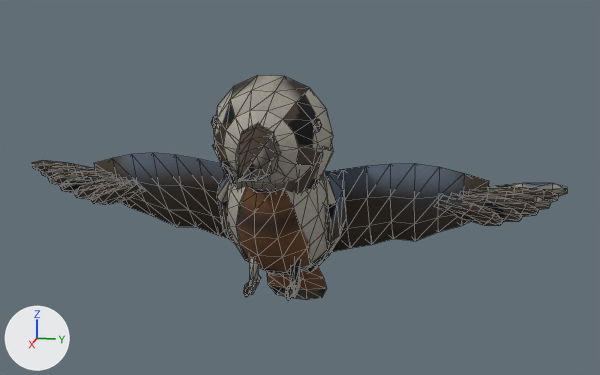
Renders of the glTF model public/assets/wildlife/kookaburra.glb from each side of a commit.
Camera for both pictures: a 50 mm camera at (0.923, 0.215, 0.357) aimed at (-0.007, 0.028, 0.124). Every picture has the same lights, and +X, +Y and +Z are marked at lower left. The older version comes first. Mesh edges are drawn as thin lines. Vertices at exactly the same position are counted once.

In view in the first picture: 'kookaburra'.
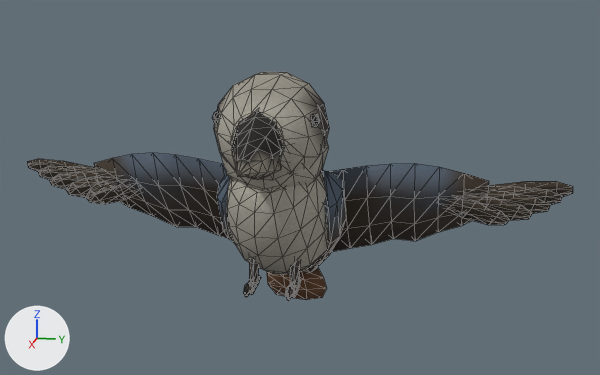
Pixel boxes [x1, y1, x2, y2] of what changed, in the pictures (600 x 375 px; the box of a moved part takes in the faces that stretch with it):
'kookaburra', reshaped
    before: [32, 75, 567, 301]
    after: [27, 72, 573, 301]
part 1 of me_kookaburra, moved or reshaped
    before: [313, 119, 322, 132]
    after: [311, 114, 320, 127]
part 2 of me_kookaburra, moved or reshaped
    before: [211, 115, 217, 129]
    after: [212, 111, 219, 124]
part 3 of me_kookaburra, moved or reshaped
    before: [488, 183, 567, 196]
    after: [489, 181, 573, 197]
part 4 of me_kookaburra, moved or reshaped
    before: [488, 190, 551, 210]
    after: [488, 190, 550, 213]
part 5 of me_kookaburra, moved or reshaped
    before: [454, 195, 522, 222]
    after: [467, 196, 532, 220]
part 6 of me_kookaburra, moved or reshaped
    before: [439, 197, 503, 226]
    after: [449, 198, 509, 225]
part 7 of me_kookaburra, moved or reshaped
    before: [40, 167, 96, 177]
    after: [38, 166, 96, 180]
part 8 of me_kookaburra, moved or reshaped
    before: [48, 171, 96, 185]
    after: [49, 172, 97, 189]
part 9 of me_kookaburra, moved or reshaped
    before: [74, 179, 122, 200]
    after: [66, 177, 110, 198]
part 10 of me_kookaburra, moved or reshaped
    before: [91, 181, 142, 205]
    after: [86, 181, 135, 204]
part 11 of me_kookaburra, rebuilt (9% shorter)
    before: [213, 75, 333, 194]
    after: [214, 72, 329, 180]
part 12 of me_kookaburra, added
    after: [221, 140, 329, 190]
part 13 of me_kookaburra, added (mostly hidden)
    after: [230, 138, 289, 164]
part 14 of me_kookaburra, deleted
    before: [470, 194, 539, 216]
part 15 of me_kookaburra, deleted
    before: [59, 176, 107, 193]
part 16 of me_kookaburra, moved or reshaped
    before: [235, 123, 282, 182]
    after: [232, 110, 284, 180]
part 17 of me_kookaburra, moved or reshaped
    before: [488, 187, 558, 202]
    after: [488, 186, 562, 205]
part 18 of me_kookaburra, moved or reshaped
    before: [32, 160, 95, 171]
    after: [27, 159, 95, 172]
part 19 of me_kookaburra, surface changed
    both: [94, 163, 489, 299]

What changed in the scene script:
```text
Change me_kookaburra:
    remove me_kookaburra.from_pydata(...)  # 930 vertices, 1740 faces; spans x -0.146..0.155, y -0.334..0.334, z -0.068..0.257
    add me_kookaburra.from_pydata(...)  # 1018 vertices, 1916 faces; spans x -0.146..0.158, y -0.34..0.34, z -0.068..0.259
    me_kookaburra part 1: the loose piece of 24 vertices spanning x 0.033..0.051, y 0.051..0.061, z 0.2..0.214 is moved by (0.001, -0.002, 0.006)
    me_kookaburra part 2: the loose piece of 24 vertices spanning x 0.033..0.051, y -0.061..-0.051, z 0.2..0.214 is moved by (0.001, 0.002, 0.006)
    me_kookaburra part 3: the loose piece of 24 vertices spanning x -0.06..-0.039, y 0.243..0.334, z 0.107..0.136 is scaled about its middle by (1.11, 1.07, 1.11), then moved by (0.0, 0.003, 0.0)
    me_kookaburra part 4: the loose piece of 24 vertices spanning x -0.063..-0.044, y 0.221..0.317, z 0.096..0.123 is multiplied about its middle by the matrix ((1.06, -0.025, 0.0), (0.025, 1.059, 0.036), (0.0, -0.036, 1.059)), then moved by (-0.002, -0.003, -0.002)
    me_kookaburra part 5: the loose piece of 24 vertices spanning x -0.07..-0.042, y 0.196..0.287, z 0.078..0.118 is multiplied about its middle by the matrix ((1.079, 0.035, -0.001), (-0.035, 1.078, -0.049), (-0.001, 0.049, 1.079)), then moved by (-0.001, 0.007, 0.003)
    me_kookaburra part 6: the loose piece of 24 vertices spanning x -0.072..-0.041, y 0.183..0.265, z 0.072..0.115 is multiplied about its middle by the matrix ((1.07, 0.021, 0.0), (-0.021, 1.069, -0.031), (0.0, 0.031, 1.07)), then moved by (-0.001, 0.003, 0.001)
    me_kookaburra part 7: the loose piece of 24 vertices spanning x -0.06..-0.042, y -0.324..-0.233, z 0.102..0.129 is scaled about its middle by (1.11, 1.07, 1.11), then moved by (-0.001, 0.0, -0.001)
    me_kookaburra part 8: the loose piece of 24 vertices spanning x -0.063..-0.044, y -0.317..-0.221, z 0.096..0.123 is multiplied about its middle by the matrix ((1.06, 0.025, 0.0), (-0.025, 1.059, -0.036), (0.0, 0.036, 1.059)), then moved by (-0.002, 0.003, -0.002)
    me_kookaburra part 9: the loose piece of 24 vertices spanning x -0.07..-0.042, y -0.287..-0.196, z 0.078..0.118 is multiplied about its middle by the matrix ((1.079, -0.035, -0.001), (0.035, 1.078, 0.049), (-0.001, -0.049, 1.079)), then moved by (-0.001, -0.007, 0.003)
    me_kookaburra part 10: the loose piece of 24 vertices spanning x -0.072..-0.041, y -0.265..-0.183, z 0.072..0.115 is multiplied about its middle by the matrix ((1.07, -0.021, 0.0), (0.021, 1.069, 0.031), (0.0, -0.031, 1.07)), then moved by (-0.001, -0.003, 0.001)
    me_kookaburra part 11: the loose piece of 98 vertices spanning x -0.085..0.082, y -0.07..0.07, z 0.11..0.257 is rebuilt with 112 vertices and now spans x -0.056..0.085, y -0.064..0.064, z 0.135..0.259
    me_kookaburra part 12: a new loose piece of 72 vertices spanning x -0.064..0.066, y -0.06..0.06, z 0.112..0.231, in mat_natural_coat___painted_vertices
    me_kookaburra part 13: a new loose piece of 50 vertices spanning x 0.026..0.087, y -0.042..0.042, z 0.153..0.228, in mat_natural_coat___painted_vertices
    me_kookaburra part 14: the loose piece of 24 vertices spanning x -0.067..-0.043, y 0.208..0.304, z 0.086..0.12 is deleted
    me_kookaburra part 15: the loose piece of 24 vertices spanning x -0.067..-0.043, y -0.304..-0.208, z 0.086..0.12 is deleted
    me_kookaburra part 16: 47 vertices removed from x 0.064..0.155, y -0.026..0.026, z 0.152..0.217; 47 vertices added at x 0.064..0.158, y -0.03..0.03, z 0.153..0.229
    me_kookaburra part 17: 4 vertices moved from x -0.058..-0.051, y 0.233..0.274, z 0.105..0.119 to x -0.059..-0.051, y 0.231..0.274, z 0.104..0.12; 19 vertices removed from x -0.06..-0.042, y 0.233..0.324, z 0.102..0.129; 19 vertices added at x -0.062..-0.041, y 0.231..0.328, z 0.1..0.129
    me_kookaburra part 18: 23 vertices removed from x -0.06..-0.039, y -0.334..-0.243, z 0.107..0.136; 23 vertices added at x -0.06..-0.038, y -0.34..-0.243, z 0.106..0.138
    me_kookaburra part 19: 840 kept faces spanning x -0.146..0.054, y -0.245..0.245, z -0.068..0.182 get new texture (UV) coordinates
```
